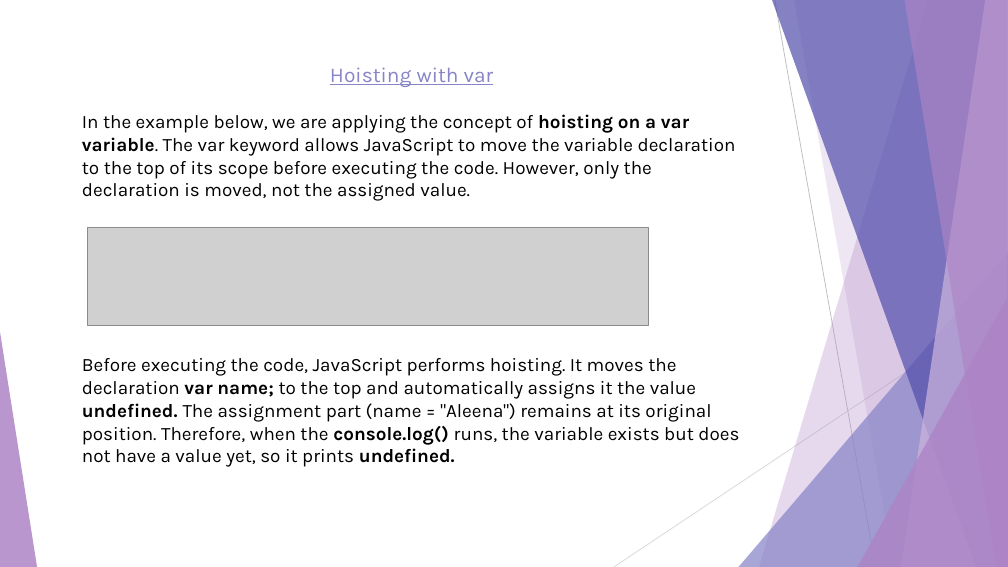
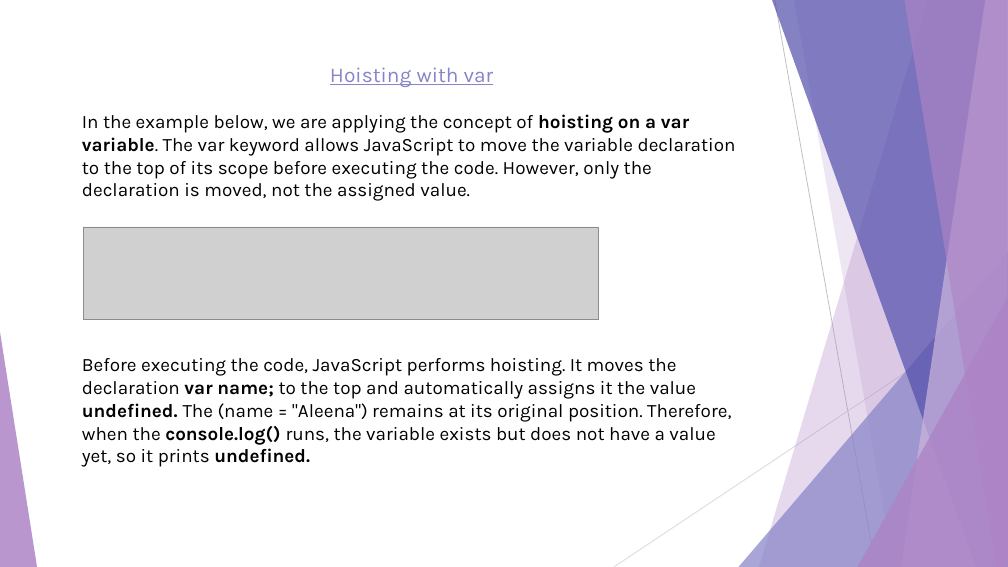
Before and after one commit to romaisa-99/Internship, a slide deck: slide 3 of Day 7/Hoisting.pptx. Drawn at 1008x567 pixels with LibreOffice and Linux fonts; fonts in the diff are those of the drawing; grey boxes stand for pictures. Boxes give left, top, right and bottom in pixels: in the first picture for what was removed or moved away, otherwise in the second. Text is boxed around its words. In the diff, an @@ line names an element or a change of style, - is before the commit and + after.

```diff
--- a/Day 7/Hoisting.pptx
+++ b/Day 7/Hoisting.pptx
@@ picture: place and size @@
-picture at box(87, 228, 649, 325)
+picture at box(83, 227, 598, 319)
@@ text at box(82, 358, 731, 467): text changed @@
-Before executing the code, JavaScript performs hoisting. It moves the declaration var name; to the top and automatically assigns it the value undefined. The assignment part (name = "Aleena") remains at its original position. Therefore, when the console.log() runs, the variable exists but does not have a value yet, so it prints undefined.
+Before executing the code, JavaScript performs hoisting. It moves the declaration var name; to the top and automatically assigns it the value undefined. The (name = "Aleena") remains at its original position. Therefore, when the console.log() runs, the variable exists but does not have a value yet, so it prints undefined.
```
Also in this commit, not shown: 6 other slides changed, 3 slides added, 3 slides removed, 6 other files.
